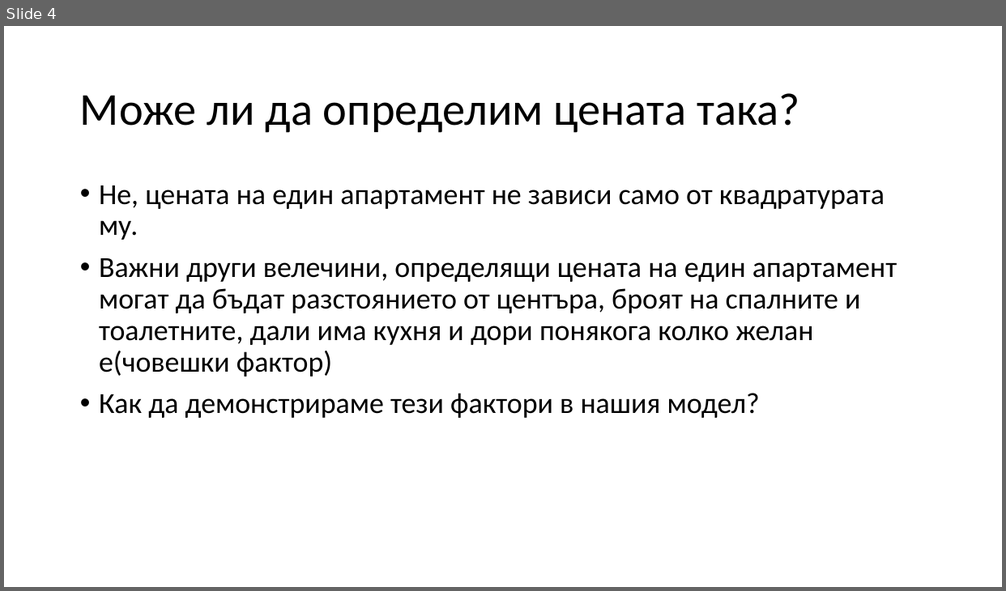
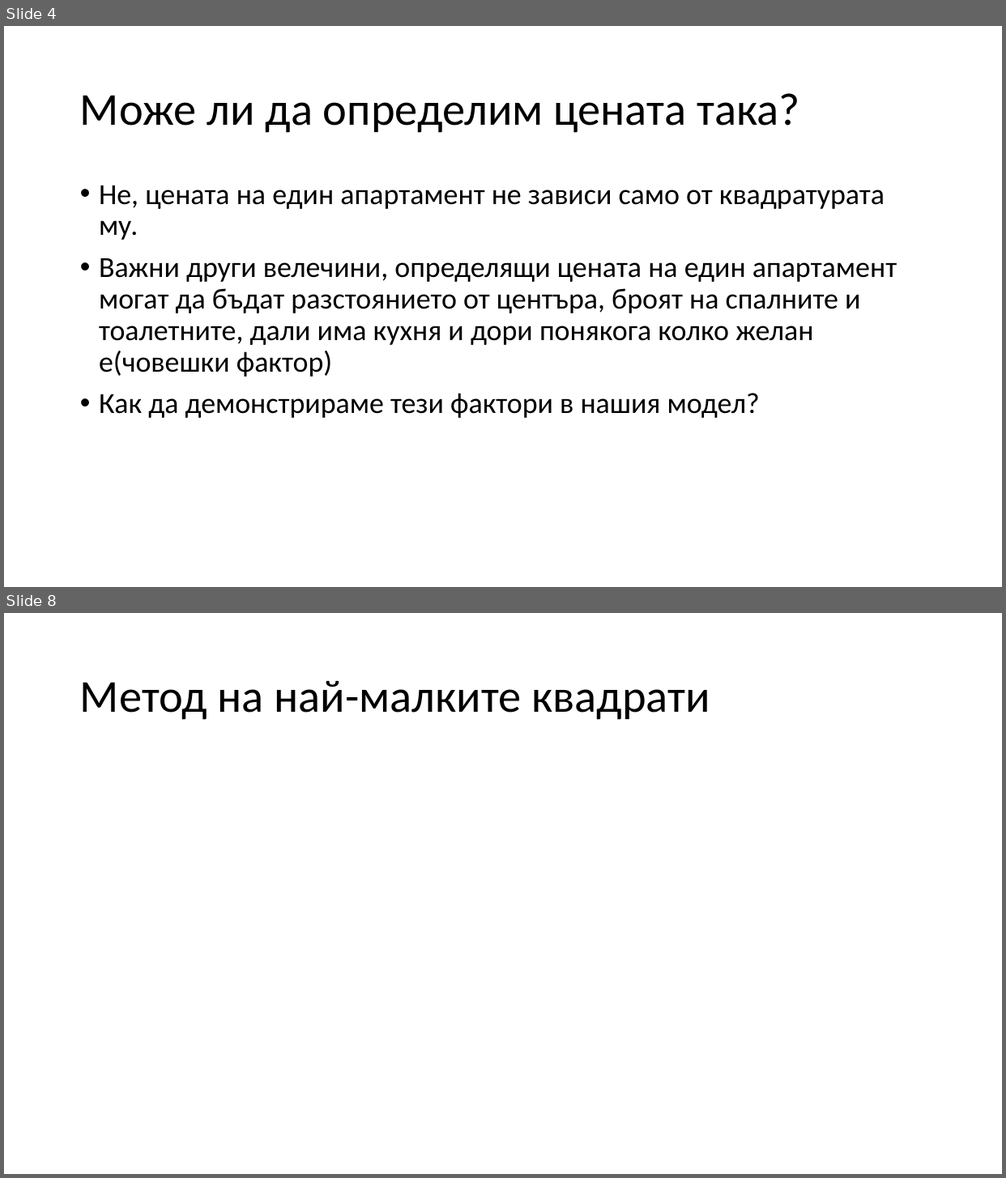
Before and after one commit to PTrendafilov/Machine-Learning-Models, a slide deck: Linear Regression/Линейна регресия.pptx. Shown one above the other, each under a label of ours: slide 4 before the commit, slides 4 and 8 after it; the slides between them are not shown. The pictures are 1006x591 and 1006x1178 pixels, drawn with LibreOffice and Linux fonts; fonts in the diff are those of the drawing; grey boxes stand for pictures. Boxes give left, top, right and bottom in pixels: in the first picture for what was removed or moved away, otherwise in the second. Text is boxed around its words. In the diff, an @@ line names an element or a change of style, - is before the commit and + after.

```diff
--- a/Linear Regression/Линейна регресия.pptx
+++ b/Linear Regression/Линейна регресия.pptx
@@ slide 8 added at (4,613,1002,1174), background #FFFFFF @@
@@ title added at (80,681,711,720), 44 pt, text #000000 @@
+Метод на най-малките квадрати
```
Also in this commit, not shown: 3 slides changed, 6 other slides added, 1 slide removed.
